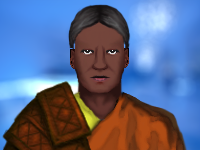
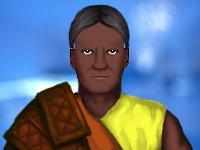
The second (200, 150) image is a revision of the first. Changes to its layers:
added layer "Shiara Civ 3 Reversed" in group "Clothing" over [22,91,194,150]
hid "Shiara Civ" over [22,91,188,150]
hid "empire4_lips #1-b" over [89,75,111,88]
showed "ka'def-b" over [89,75,111,84]
